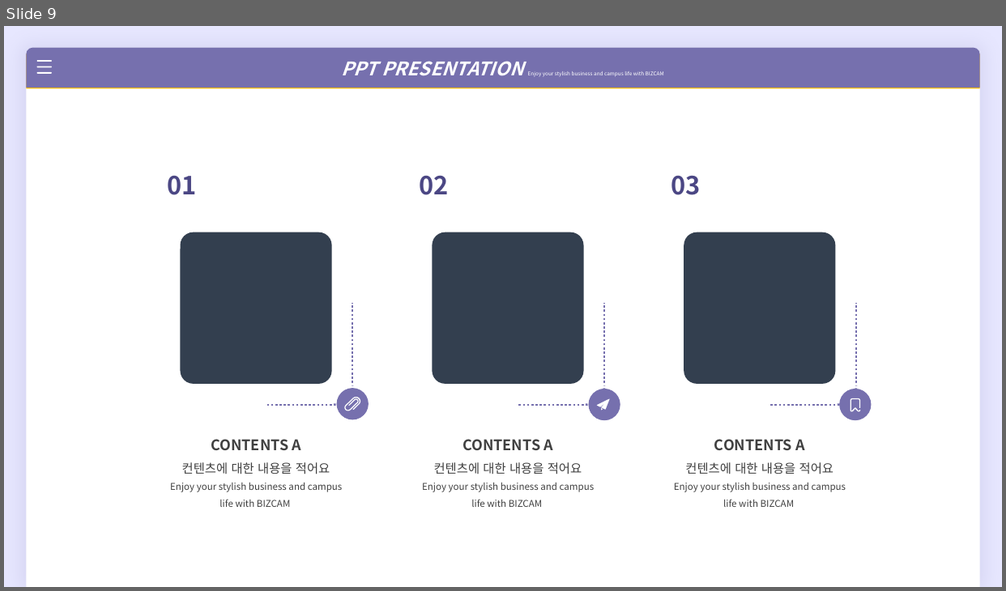
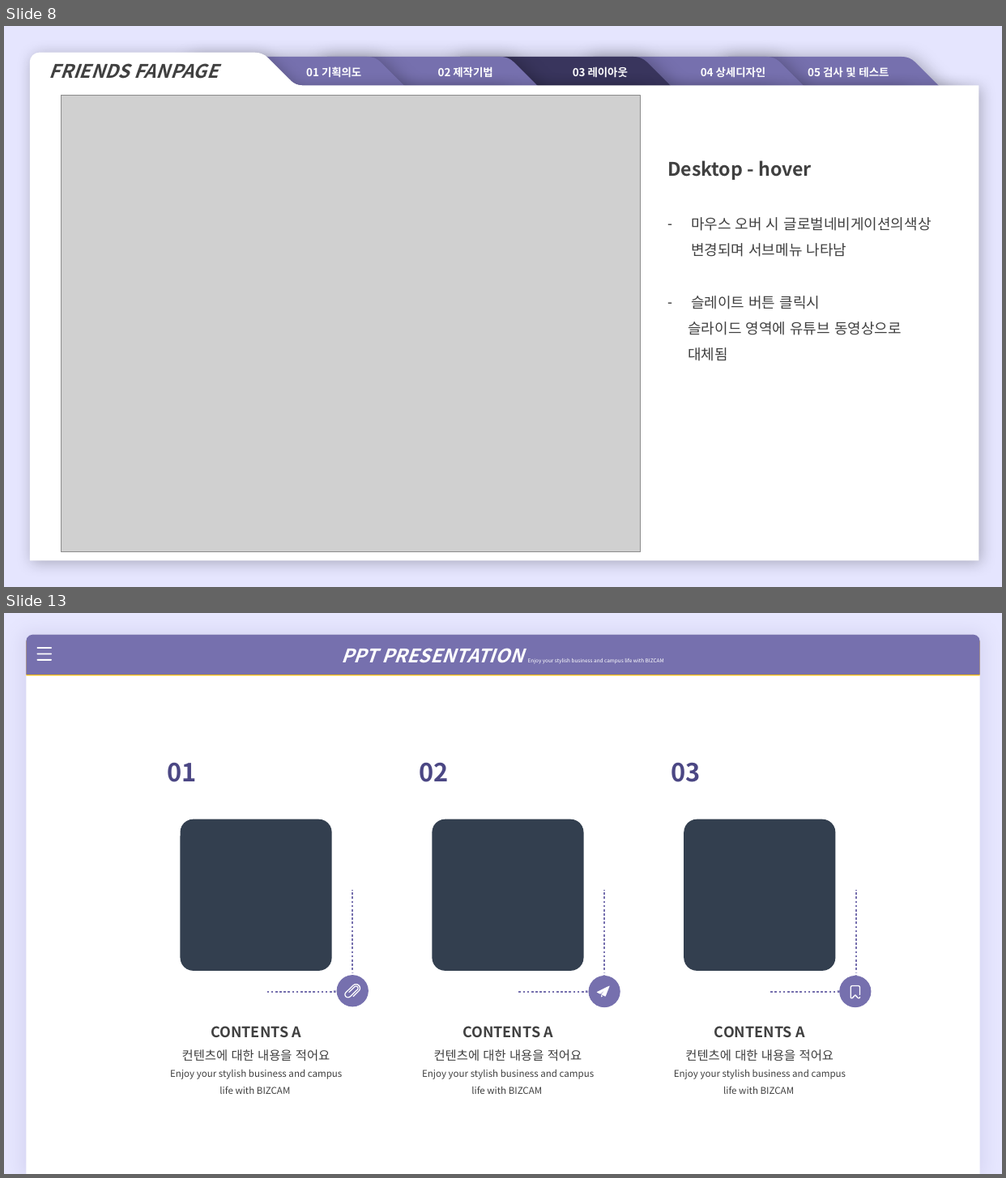
Before and after one commit to toreetutu/toree_PJ, a slide deck: 도깨비응용PJ_FRIENDS_v3/선우현_FRIENDS.pptx. Shown one above the other, each under a label of ours: slide 9 before the commit, slides 8 and 13 after it; the slides between them are not shown. The pictures are 1006x591 and 1006x1178 pixels, drawn with LibreOffice and Linux fonts; fonts in the diff are those of the drawing; grey boxes stand for pictures. Boxes give left, top, right and bottom in pixels: in the first picture for what was removed or moved away, otherwise in the second. Text is boxed around its words. In the diff, an @@ line names an element or a change of style, - is before the commit and + after.

```diff
--- a/도깨비응용PJ_FRIENDS_v3/선우현_FRIENDS.pptx
+++ b/도깨비응용PJ_FRIENDS_v3/선우현_FRIENDS.pptx
@@ slide 8 added at (x1=4, y1=26, x2=1002, y2=587), background #E5E5FE @@
@@ freeform shape added at (x1=29, y1=52, x2=978, y2=561), fill #FFFFFF @@
@@ text added at (x1=49, y1=63, x2=218, y2=79), 18 pt, text #404040, bold, italic @@
+FRIENDS FANPAGE
@@ freeform shape added at (x1=185, y1=57, x2=505, y2=130), fill #7670AE, 10.5 pt, text #FFFFFF, bold @@
+01 기획의도
@@ freeform shape added at (x1=318, y1=57, x2=638, y2=130), fill #7670AE, 10.5 pt, text #FFFFFF, bold @@
+02 제작기법
@@ freeform shape added at (x1=452, y1=57, x2=771, y2=130), fill #39355D, 10.5 pt, text #FFFFFF, bold @@
+03 레이아웃
@@ freeform shape added at (x1=584, y1=57, x2=904, y2=130), fill #7670AE, 10.5 pt, text #FFFFFF, bold @@
+04 상세디자인
@@ freeform shape added at (x1=720, y1=57, x2=956, y2=130), fill #7670AE, 10.5 pt, text #FFFFFF, bold @@
+05 검사 및 테스트
@@ picture added at (x1=61, y1=95, x2=641, y2=552) @@
@@ text added at (x1=667, y1=160, x2=931, y2=361), 14 pt, text #404040 @@
+Desktop - hover
+– 마우스 오버 시 글로벌네비게이션의색상 변경되며 서브메뉴 나타남
+– 슬레이트 버튼 클릭시
+슬라이드 영역에 유튜브 동영상으로
+대체됨
@@ what was slide 9 is now slide 13 @@
```
Also in this commit, not shown: 6 slides changed, 3 other slides added, 20 other files.
